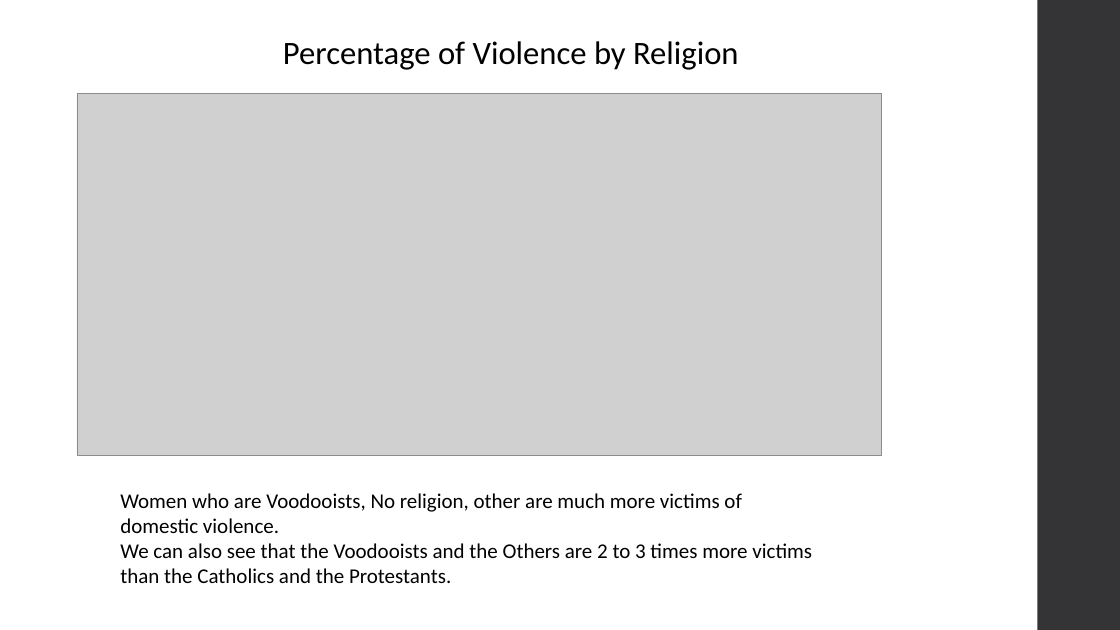
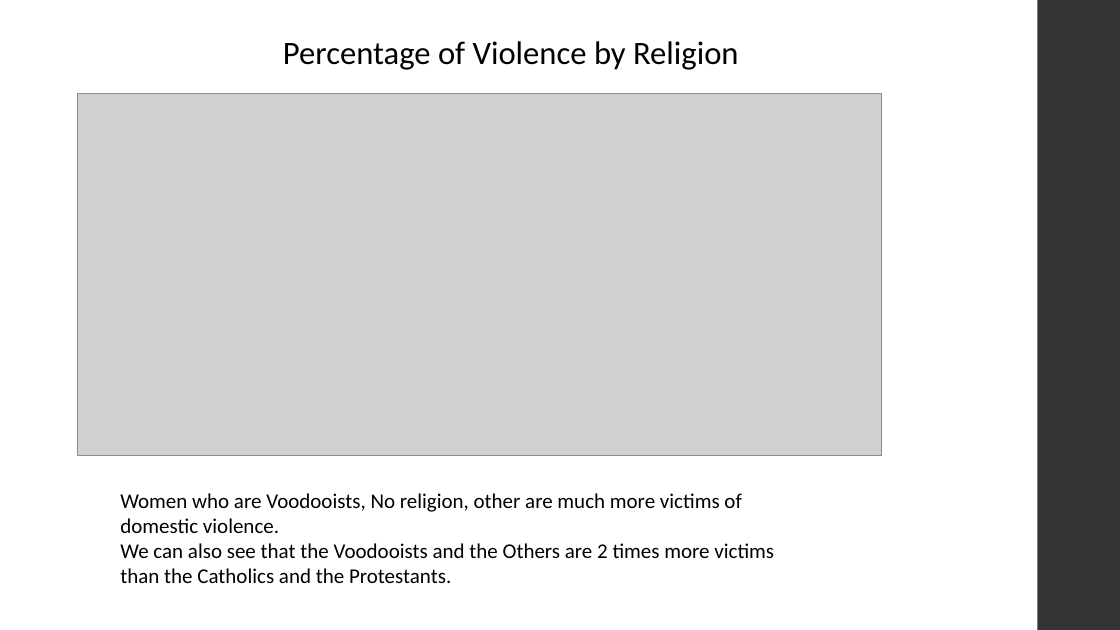
Before and after one commit to kettenieF20/Final-Capstone-Project, a slide deck: slide 11 of Domestic_Violence_on_woman_Ketenie_Flore recent (1).pptx. Drawn at 1120x630 pixels with LibreOffice and Linux fonts; fonts in the diff are those of the drawing; grey boxes stand for pictures. Boxes give left, top, right and bottom in pixels: in the first picture for what was removed or moved away, otherwise in the second. Text is boxed around its words. In the diff, an @@ line names an element or a change of style, - is before the commit and + after.

```diff
--- a/Domestic_Violence_on_woman_Ketenie_Flore recent (1).pptx
+++ b/Domestic_Violence_on_woman_Ketenie_Flore recent (1).pptx
@@ text at box(120, 543, 774, 583): text changed @@
-We can also see that the Voodooists and the Others are 2 to 3 times more victims than the Catholics and the Protestants.
+We can also see that the Voodooists and the Others are 2 times more victims than the Catholics and the Protestants.
```
Also in this commit, not shown: 2 other slides changed.
